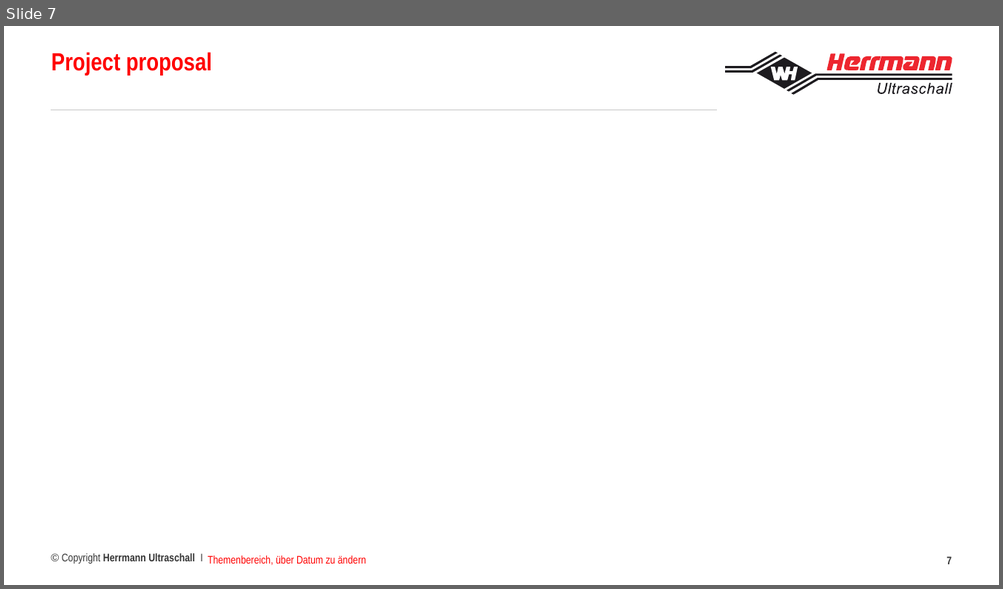
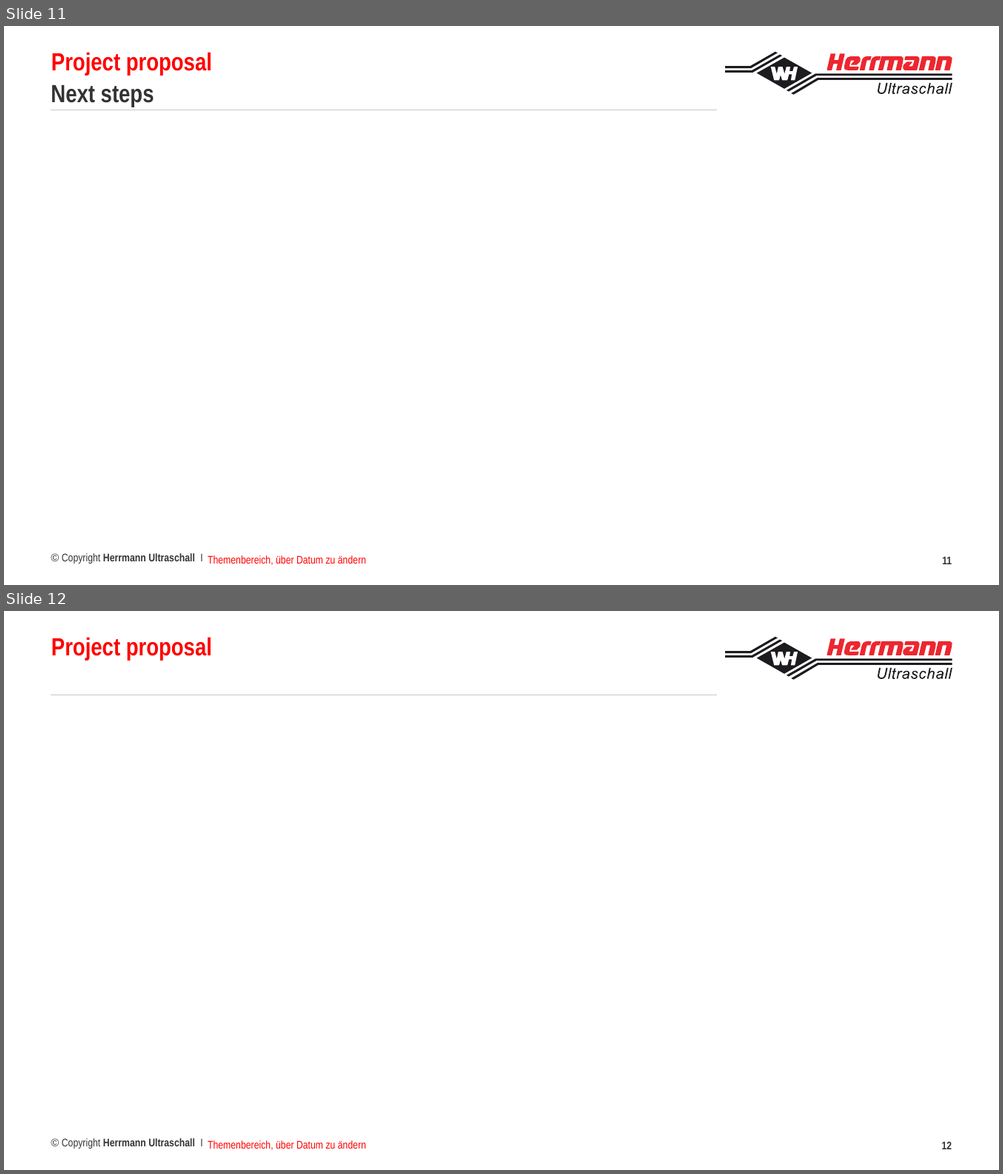
Before and after one commit to francoisbrouet/sep24_cds_int_us-welding, a slide deck: defense/Project defense Francois Brouet.pptx. Shown one above the other, each under a label of ours: slide 7 before the commit, slides 11 and 12 after it. The pictures are 1003x589 and 1003x1174 pixels, drawn with LibreOffice and Linux fonts; fonts in the diff are those of the drawing; background and template pictures are left out. Boxes give left, top, right and bottom in pixels: in the first picture for what was removed or moved away, otherwise in the second. Text is boxed around its words. In the diff, an @@ line names an element or a change of style, - is before the commit and + after.

```diff
--- a/defense/Project defense Francois Brouet.pptx
+++ b/defense/Project defense Francois Brouet.pptx
@@ slide 11 added at box(4, 26, 999, 585), background picture (left out); not listed: 27 template elements that a slide beside it also shows @@
@@ text added at box(51, 52, 212, 75), 18 pt, text #FF0000, bold @@
+Project proposal
@@ title added at box(51, 85, 154, 107), 18 pt, text #333333, bold @@
+Next steps
@@ text added at box(208, 556, 366, 565), 8 pt, text #FF0000 @@
+Themenbereich, über Datum zu ändern
@@ page number added at box(942, 557, 951, 565), 8 pt, text #333333, bold @@
+11
@@ what was slide 7 is now slide 12 @@
@@ page number at box(942, 1142, 952, 1150): text changed @@
-7
+12
```
Also in this commit, not shown: 3 slides changed, 3 other slides added, 3 other files.
